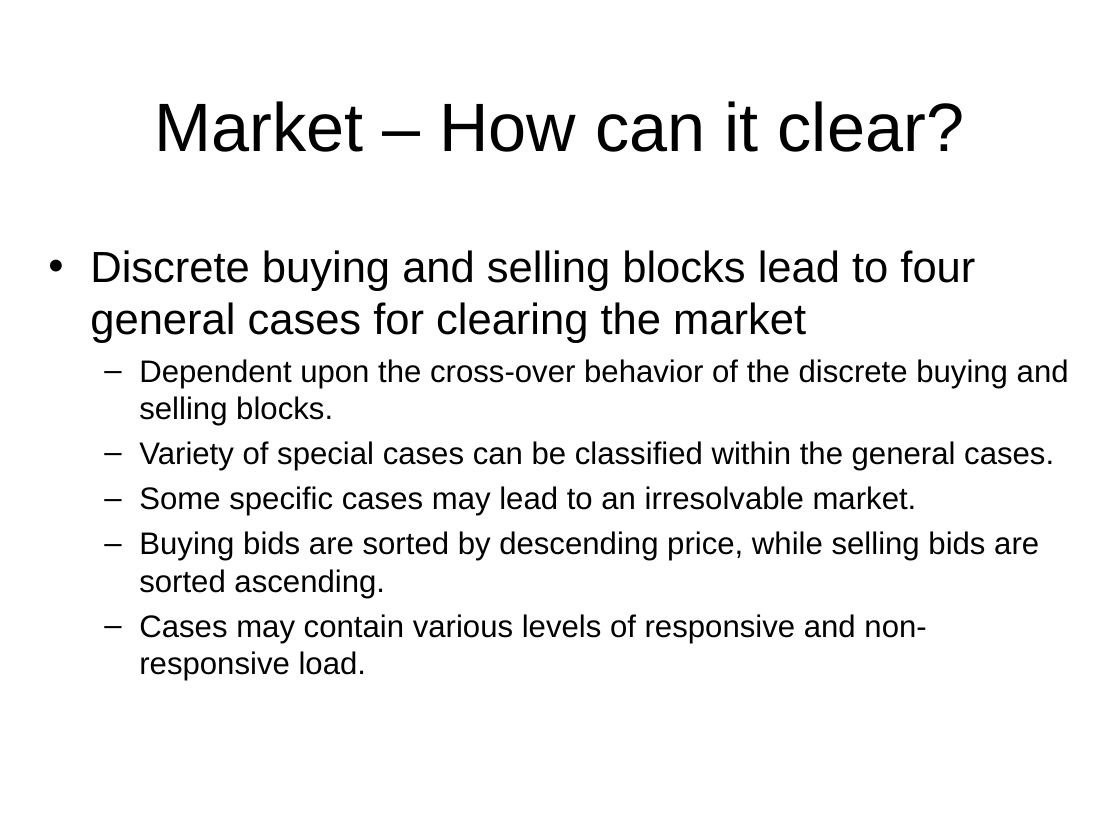
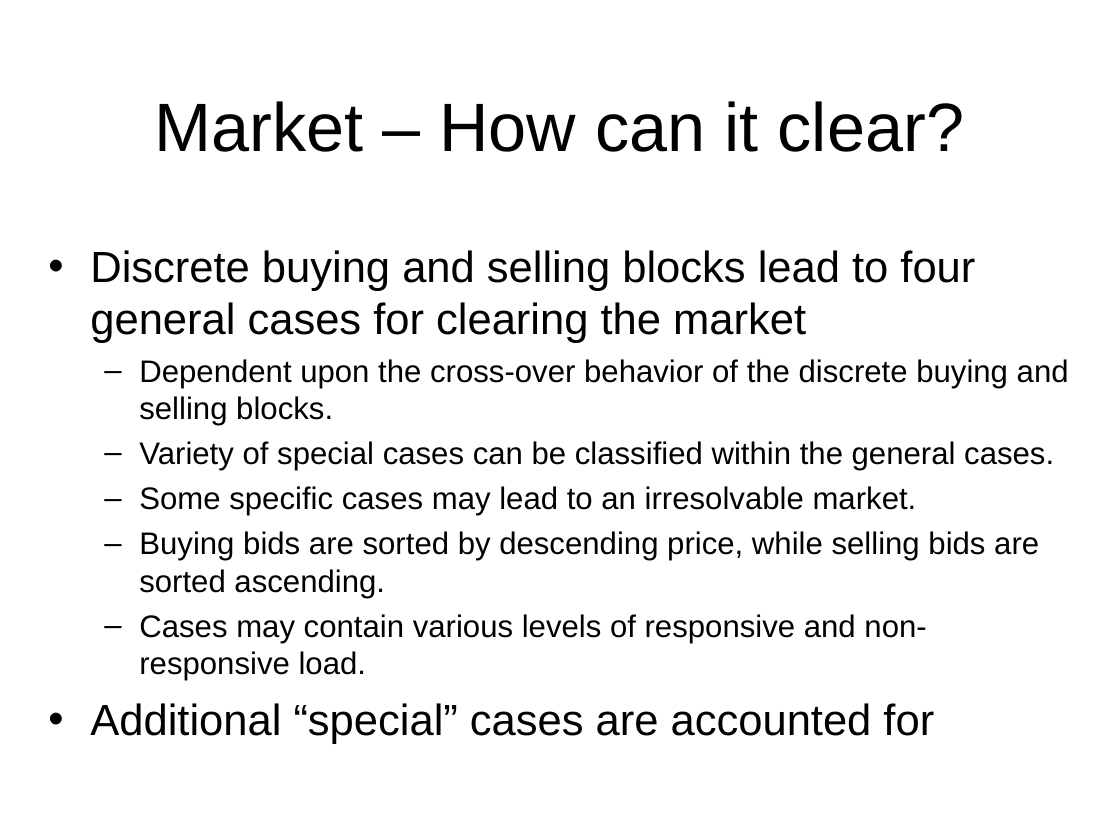
Before and after one commit to gridlab-d/course, a slide deck: slide 6 of FourDayCourse/5.1 - Market Module.ppt. Drawn at 1120x840 pixels with LibreOffice and Linux fonts; fonts in the diff are those of the drawing; background and template pictures are left out. Boxes give left, top, right and bottom in pixels: in the first picture for what was removed or moved away, otherwise in the second. Text is boxed around its words. In the diff, an @@ line names an element or a change of style, - is before the commit and + after.

```diff
--- a/FourDayCourse/5.1 - Market Module.ppt
+++ b/FourDayCourse/5.1 - Market Module.ppt
@@ text at (90,703,934,744): paragraph added @@
+• Additional “special” cases are accounted for
```
Also in this commit, not shown: 7 other slides changed, 2 slides added, 12 other files.
